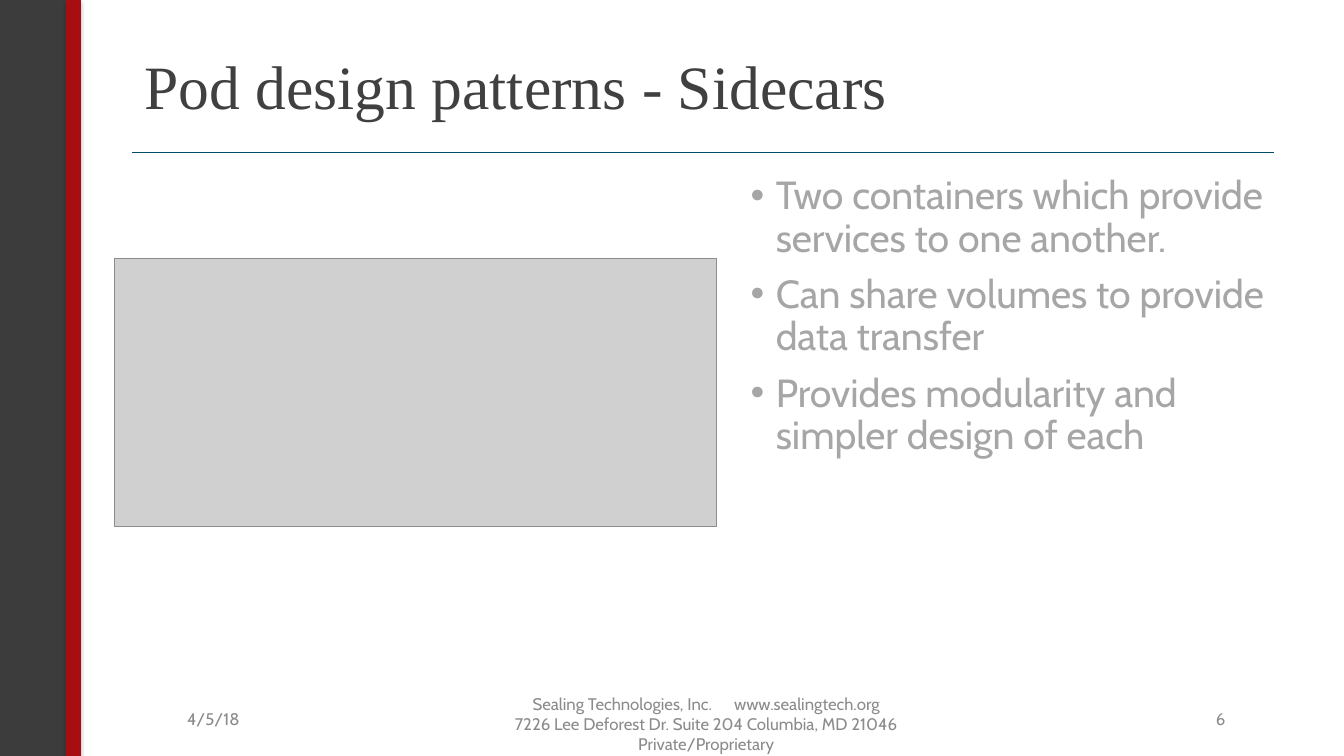
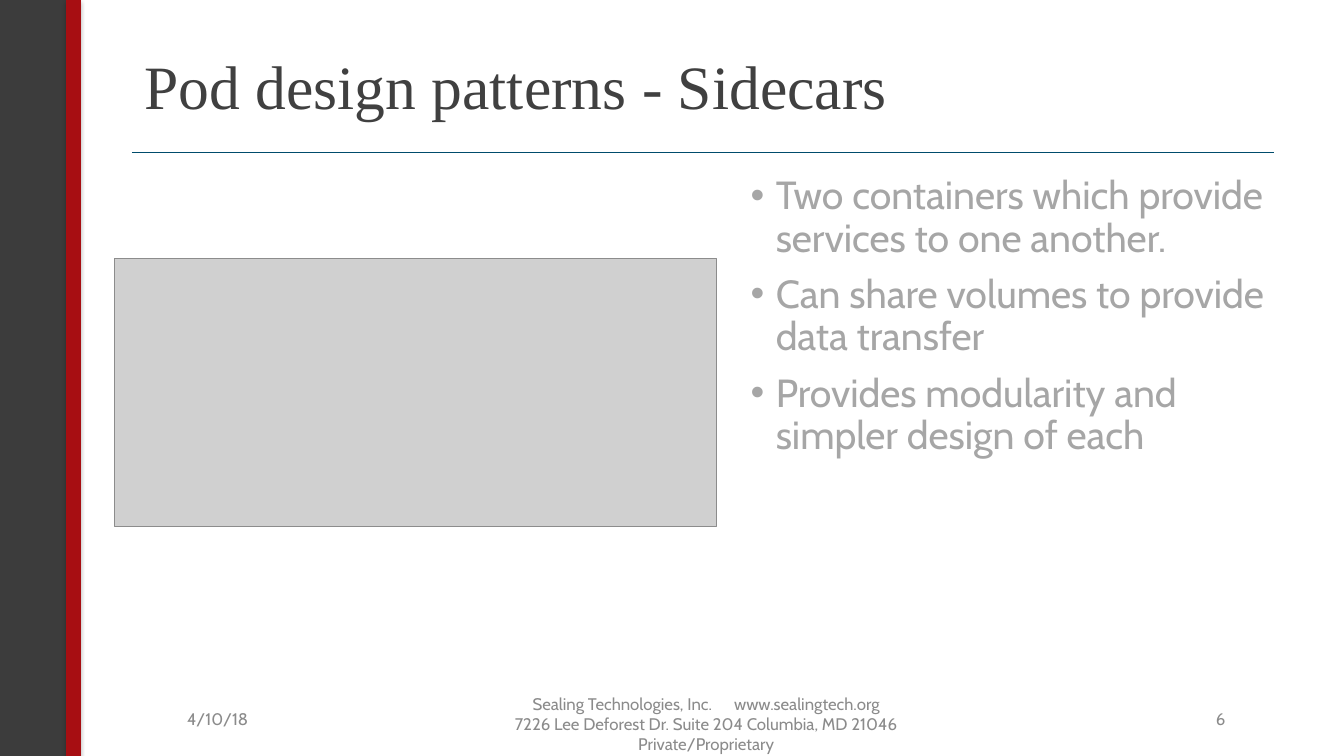
Before and after one commit to sealingtech/kubernetes_training, a slide deck: slide 6 of presentation/kubernetes.pptx. Drawn at 1344x756 pixels with LibreOffice and Linux fonts; fonts in the diff are those of the drawing; grey boxes stand for pictures. Boxes give left, top, right and bottom in pixels: in the first picture for what was removed or moved away, otherwise in the second. Text is boxed around its words. In the diff, an @@ line names an element or a change of style, - is before the commit and + after.

```diff
--- a/presentation/kubernetes.pptx
+++ b/presentation/kubernetes.pptx
@@ text at [187, 713, 248, 727]: text changed @@
-4/5/18
+4/10/18
```
Also in this commit, not shown: 2 other slides changed, 1 slide added, 5 other files.
